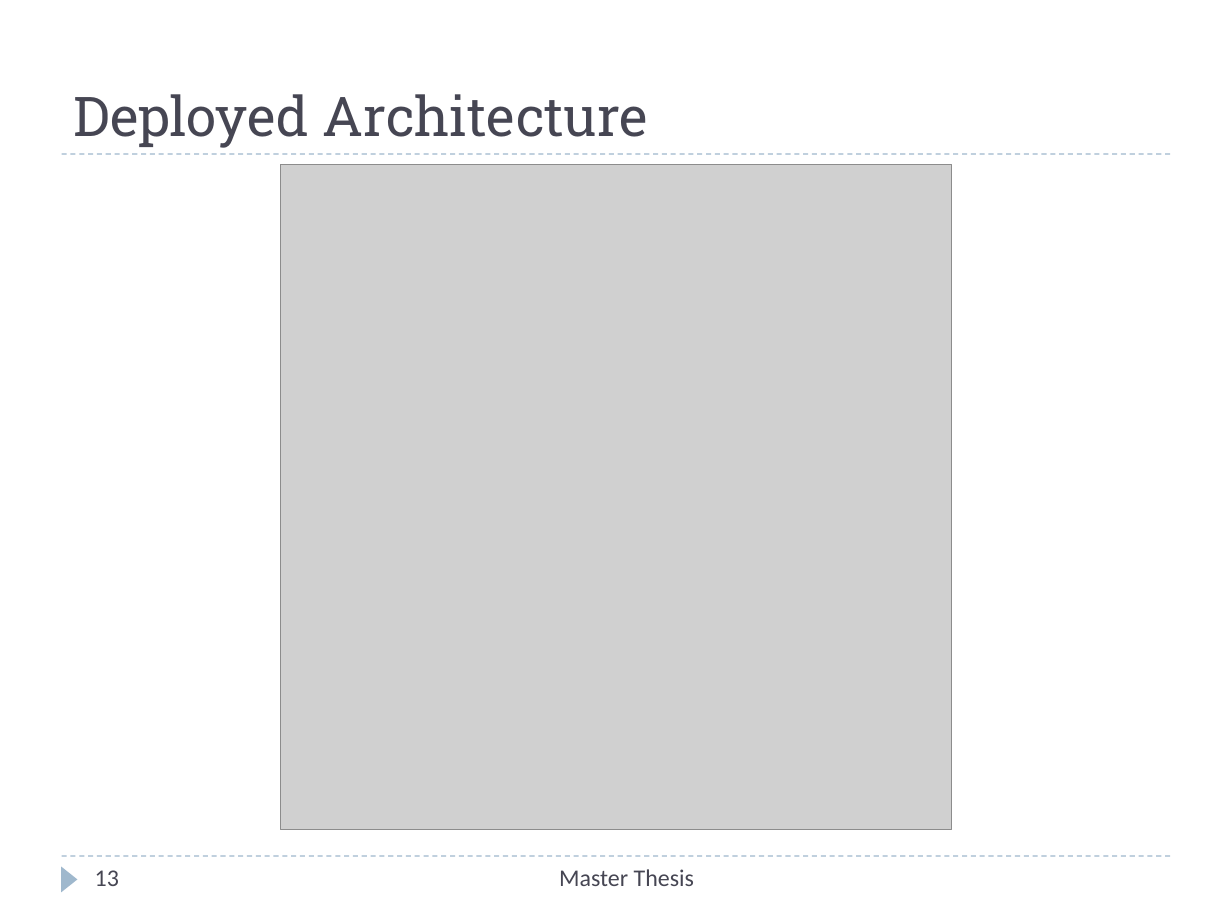
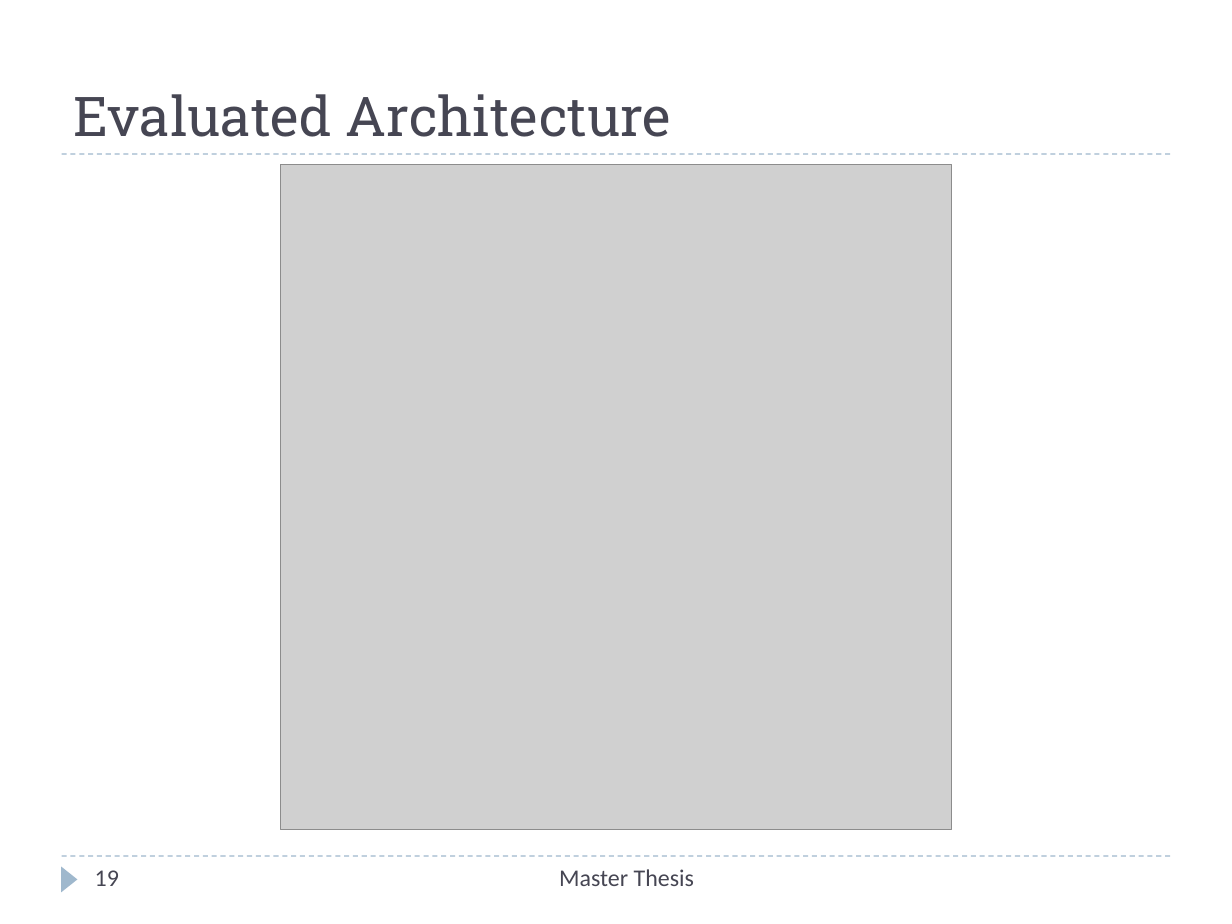
Before and after one commit to Christos-Papoulas/master_thesis, a slide deck: slide 19 of presentation/presentation.pptx (slide 13 before the commit). Drawn at 1232x924 pixels with LibreOffice and Linux fonts; fonts in the diff are those of the drawing; grey boxes stand for pictures. Boxes give left, top, right and bottom in pixels: in the first picture for what was removed or moved away, otherwise in the second. Text is boxed around its words. In the diff, an @@ line names an element or a change of style, - is before the commit and + after.

```diff
--- a/presentation/presentation.pptx
+++ b/presentation/presentation.pptx
@@ title at [74,94,671,137]: text changed @@
-Deployed Architecture
+Evaluated Architecture
@@ page number at [95,870,119,886]: text changed @@
-13
+19
```
Also in this commit, not shown: 6 other slides changed, 6 slides added, 5 other files.
